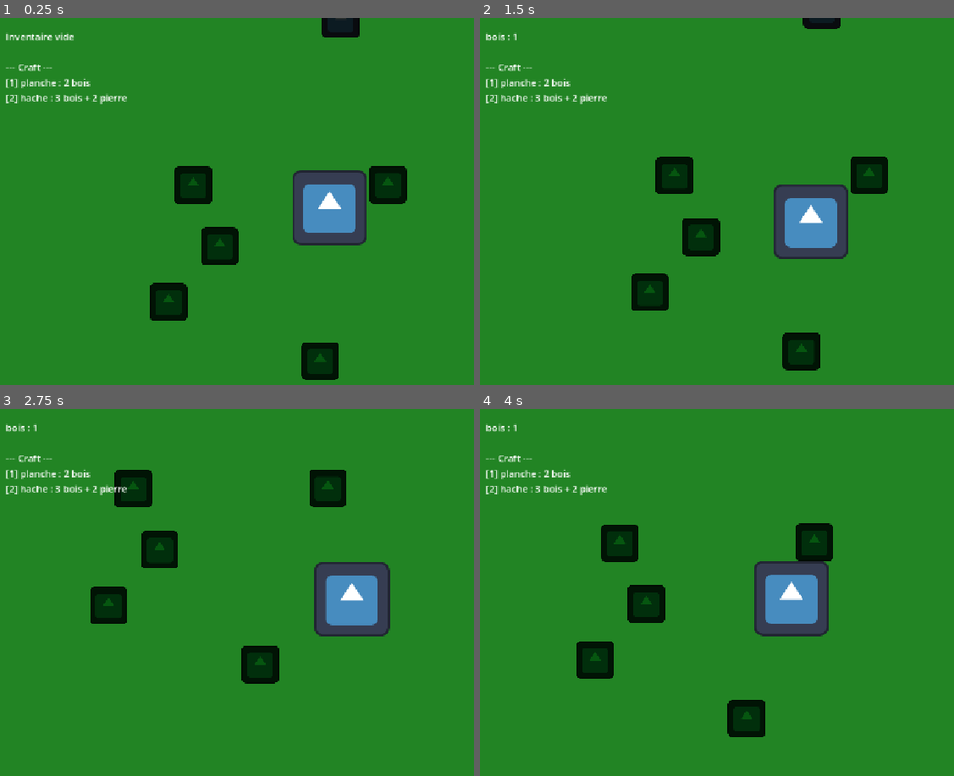
Above: before the commit, frames 1-4 (two rows, left to right).
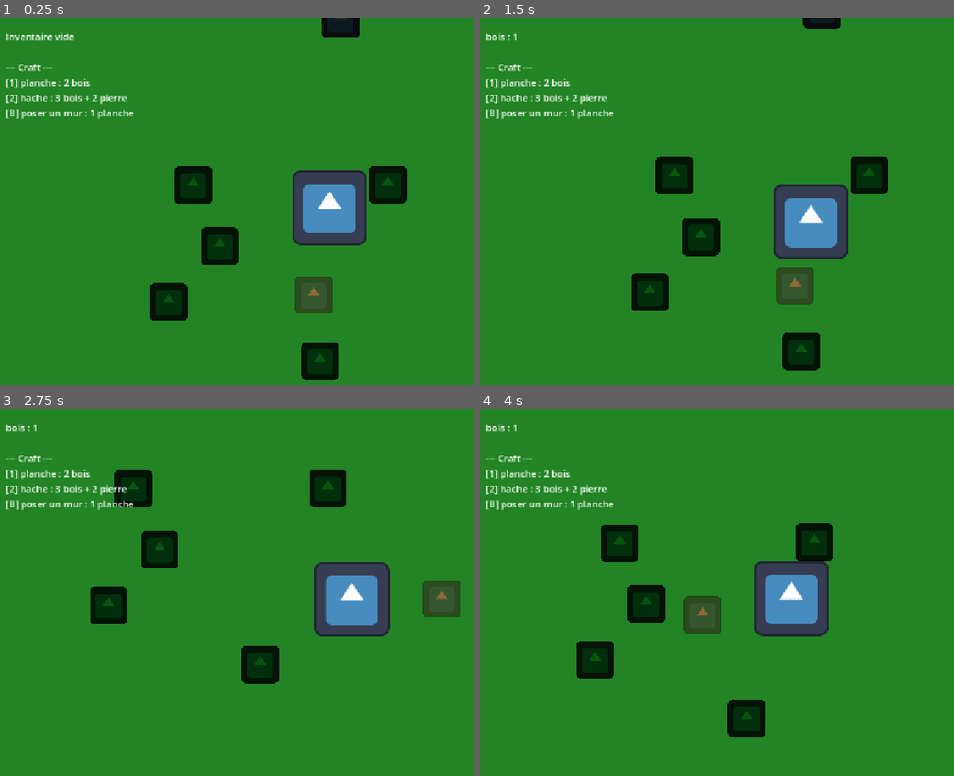
Above: after the commit, the same moments.

Repository: Citrix-games/nouveau-projet-de-jeu
Game: Godot game, scene res://main.tscn
The game is run twice, just before and just after one commit, with the same random seed, the same clock (stepped at 60 frames per second) and the same inputs. The engine's default icon, where the game draws it, is replaced by a stand-in: a white triangle on a blue panel in a dark square.
Inputs:
- Up to frame 1 (0.25 s): no input
- Up to frame 2 (1.5 s): tap Enter at 0.5 s; hold Right (ui_right) 0.53-1.28 s; tap B at 0.6 s; tap Space at 1.25 s; hold Down (ui_down) from 1.28 s (still down); tap E (interagir) at 1.35 s
- Up to frame 3 (2.75 s): tap B at 1.55, 2.1 s; release Down (ui_down) at 2.03 s; hold Right (ui_right) from 2.03 s (still down)
- Up to frame 4 (4 s): release Right (ui_right) at 2.78 s; hold Up (ui_up) 2.78-3.53 s; tap 1 at 2.85 s; tap B at 3.05, 3.8 s; hold Left (ui_left) from 3.53 s (still down); tap 2 at 3.6 s

The runs differ from the first frame. In frame 1, 1.0% of the frame differs, in the area x 1-71%, y 24-81%; in frame 2, 1.0%; in frame 3, 1.0%; in frame 4, 1.1%, in the area x 1-51%, y 24-62%.

Commit message:
Étape 6 : construction de murs

Diff:
--- /dev/null
+++ b/mur.tscn
@@ -0,0 +1,20 @@
+[gd_scene format=3 uid="uid://dqb4txu2s07dm"]
+
+[ext_resource type="Texture2D" uid="uid://dyf2tlsdgaykh" path="res://icon.svg" id="1_cakvo"]
+
+[sub_resource type="RectangleShape2D" id="RectangleShape2D_qbywb"]
+size = Vector2(64, 64)
+
+[node name="Node2D" type="Node2D" unique_id=1526509584]
+
+[node name="Mur" type="StaticBody2D" parent="." unique_id=1009902653]
+
+[node name="Sprite2D" type="Sprite2D" parent="Mur" unique_id=1973978417]
+modulate = Color(0.54509807, 0.3529412, 0.16862746, 1)
+scale = Vector2(0.5, 0.5)
+texture = ExtResource("1_cakvo")
+
+[node name="CollisionShape2D" type="CollisionShape2D" parent="Mur" unique_id=348626368]
+position = Vector2(0, 1.5)
+scale = Vector2(0.5, 0.5)
+shape = SubResource("RectangleShape2D_qbywb")
--- a/player.gd
+++ b/player.gd
@@ -1,7 +1,12 @@
 extends CharacterBody2D
+
+const SCENE_MUR = preload("res://mur.tscn")
+const TAILLE_GRILLE = 64
 
 @export var speed: float = 200.0
 var inventaire: Dictionary = {}
+var direction_regard: Vector2 = Vector2.DOWN
+var murs_poses: Array = []
 
 # Les recettes : nom de l'objet -> ressources nécessaires
 var recettes: Dictionary = {
@@ -11,14 +16,18 @@
 
 @onready var zone_recolte = $ZoneRecolte
 @onready var label_bois = $CanvasLayer/LabelBois
+@onready var indicateur = $Indicateur
 
 func _ready():
 	afficher_inventaire()
 
 func _physics_process(_delta):
 	var direction = Input.get_vector("ui_left", "ui_right", "ui_up", "ui_down")
+	if direction != Vector2.ZERO:
+		direction_regard = direction.normalized()
 	velocity = direction * speed
 	move_and_slide()
+	mettre_a_jour_indicateur()
 
 func _unhandled_input(event):
 	if event.is_action_pressed("interagir"):
@@ -28,6 +37,8 @@
 			fabriquer("planche")
 		elif event.keycode == KEY_2:
 			fabriquer("hache")
+		elif event.keycode == KEY_B:
+			poser_mur()
 
 func recolter():
 	for corps in zone_recolte.get_overlapping_bodies():
@@ -59,6 +70,34 @@
 			inventaire.erase(ressource)
 	ajouter_objet(nom, 1)
 
+func calculer_position_mur() -> Vector2:
+	return (global_position + direction_regard * 140).snapped(Vector2(TAILLE_GRILLE, TAILLE_GRILLE))
+
+func peut_poser_mur() -> bool:
+	var cible = calculer_position_mur()
+	return inventaire.get("planche", 0) >= 1 and not (cible in murs_poses)
+
+func mettre_a_jour_indicateur():
+	indicateur.global_position = calculer_position_mur()
+	if peut_poser_mur():
+		indicateur.modulate = Color(0.3, 1.0, 0.3, 0.5)
+	else:
+		indicateur.modulate = Color(1.0, 0.3, 0.3, 0.5)
+
+func poser_mur():
+	if not peut_poser_mur():
+		print("Impossible de poser un mur ici")
+		return
+	var position_mur = calculer_position_mur()
+	var mur = SCENE_MUR.instantiate()
+	get_parent().add_child(mur)
+	mur.global_position = position_mur
+	murs_poses.append(position_mur)
+	inventaire["planche"] -= 1
+	if inventaire["planche"] == 0:
+		inventaire.erase("planche")
+	afficher_inventaire()
+
 func afficher_inventaire():
 	var texte = ""
 	for nom in inventaire:
@@ -66,4 +105,5 @@
 	if texte == "":
 		texte = "Inventaire vide\n"
 	texte += "\n--- Craft ---\n[1] planche : 2 bois\n[2] hache : 3 bois + 2 pierre"
+	texte += "\n[B] poser un mur : 1 planche"
 	label_bois.text = texte
--- a/player.tscn
+++ b/player.tscn
@@ -14,6 +14,10 @@
 [node name="Player" type="CharacterBody2D" parent="." unique_id=2038438553]
 motion_mode = 1
 script = ExtResource("1_onrkg")
+
+[node name="Indicateur" type="Sprite2D" parent="Player" unique_id=787077132]
+scale = Vector2(0.5, 0.5)
+texture = ExtResource("2_i3pqv")
 
 [node name="Sprite2D" type="Sprite2D" parent="Player" unique_id=1839922678]
 texture = ExtResource("2_i3pqv")
